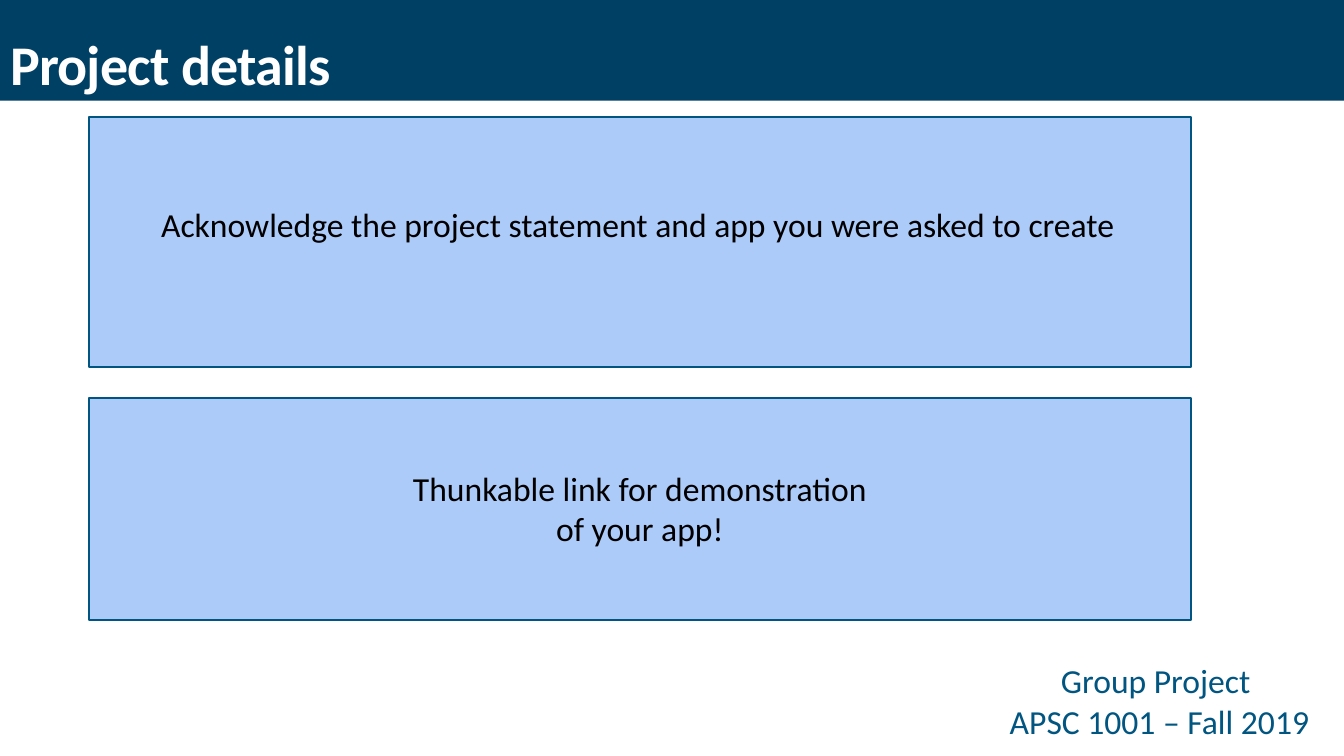
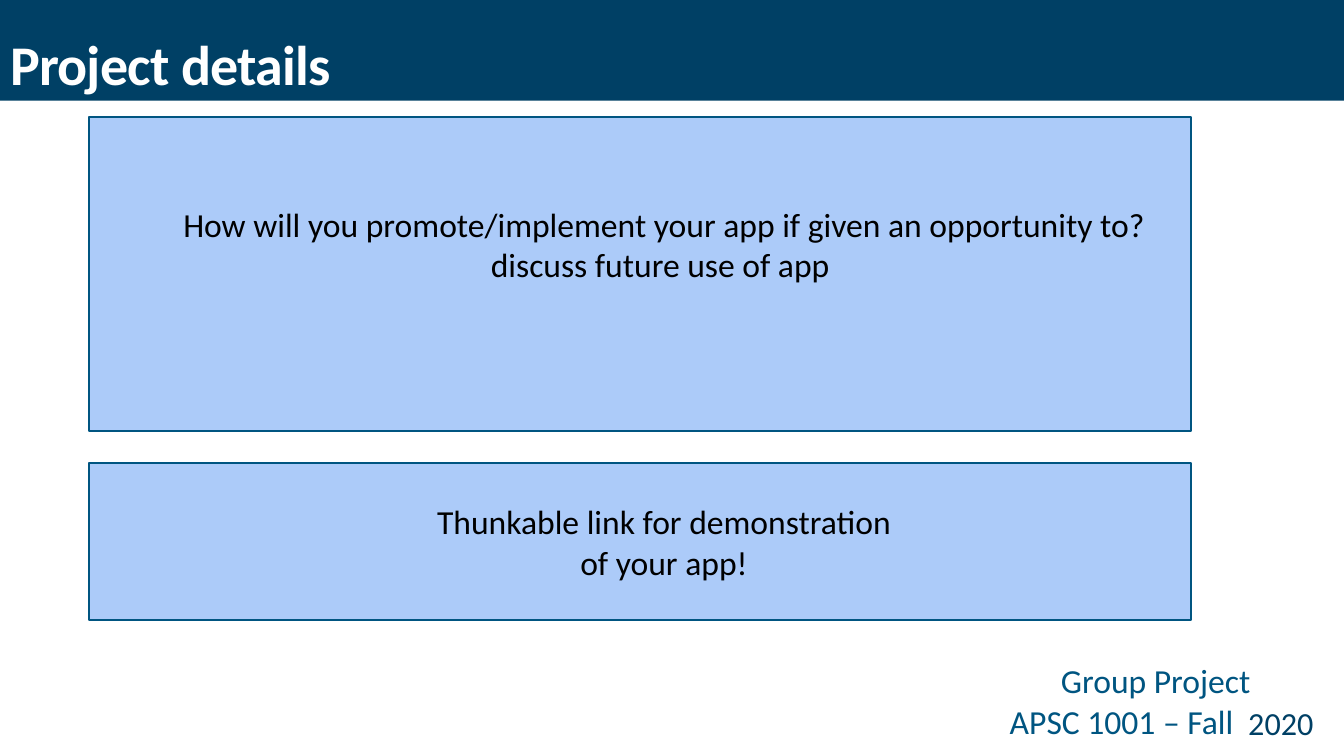
Before and after one commit to GWU-APSC1001/gwu-apsc1001.github.io, a slide deck: slide 4 of files/Final_Project_APSC1.pptx (slide 3 before the commit). Drawn at 1344x756 pixels with LibreOffice and Linux fonts; fonts in the diff are those of the drawing; background and template pictures are left out. Boxes give left, top, right and bottom in pixels: in the first picture for what was removed or moved away, otherwise in the second. Text is boxed around its words. In the diff, an @@ line names an element or a change of style, - is before the commit and + after.

```diff
--- a/files/Final_Project_APSC1.pptx
+++ b/files/Final_Project_APSC1.pptx
@@ rectangle: place and size @@
-rectangle at <box>89,117,1191,367</box>
+rectangle at <box>89,117,1191,431</box>
@@ text at <box>183,213,1144,283</box>: text changed @@
-Acknowledge the project statement and app you were asked to create
+How will you promote/implement your app if given an opportunity to? discuss future use of app
@@ rectangle: place and size @@
-rectangle at <box>89,398,1191,620</box>
+rectangle at <box>89,463,1191,620</box>
@@ text "Thunkable link for demonstration of ...": place and size @@
-text "Thunkable link for demonstration of ..." at <box>413,477,866,547</box>
+text "Thunkable link for demonstration of ..." at <box>437,510,890,581</box>
@@ rectangle added at <box>1239,708,1328,738</box>, fill #FFFFFF, outline #FFFFFF 1.25 pt @@
@@ text added at <box>1248,714,1313,736</box>, 23 pt, text #004065 @@
+2020
```
Also in this commit, not shown: 2 other slides changed, 1 slide added.
